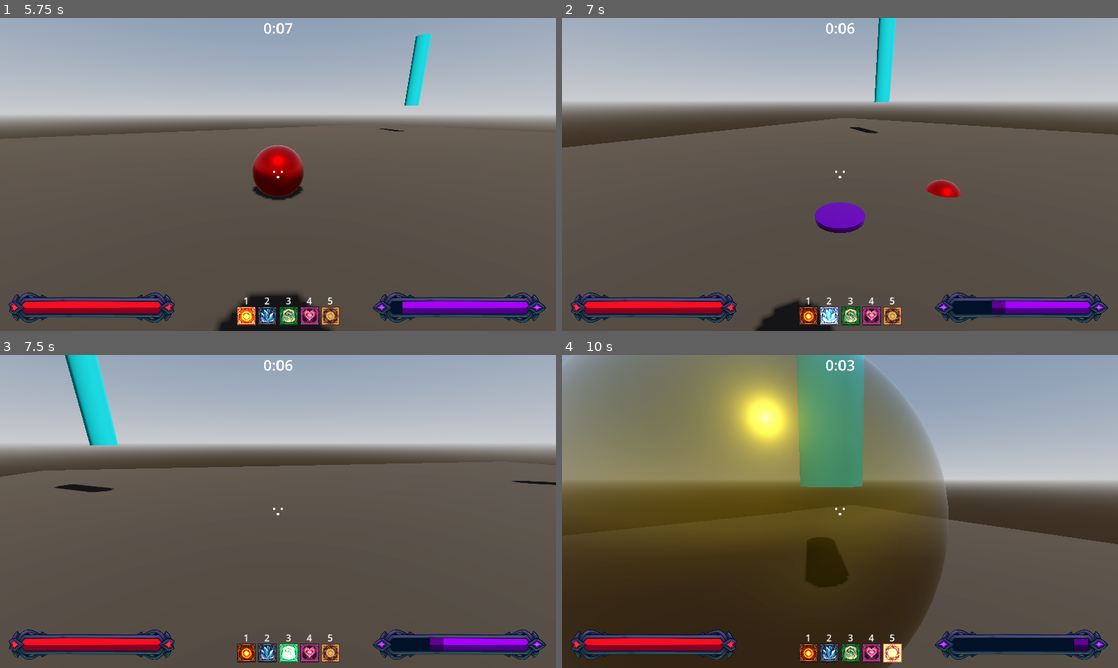
Above: before the commit, frames 1-4 (two rows, left to right).
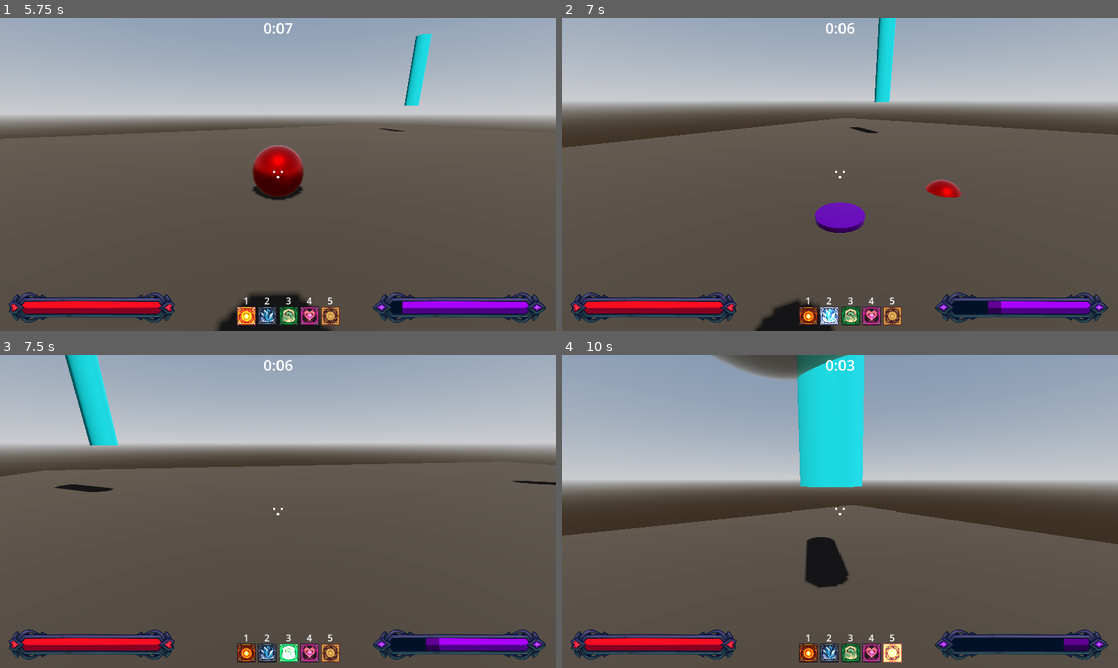
Above: after the commit, the same moments.

Repository: Isaaa43/Saudavel-e-Balanceado
Game: Godot game, scene res://cenas/main_game.tscn
The game is run twice, just before and just after one commit, with the same random seed, the same clock (stepped at 60 frames per second) and the same inputs.
Inputs (mouse positions are in pixels of both pictures, inside the frame that each line leads up to):
- Up to frame 1 (5.75 s): click "Jogar" at 0.5 s; click (278, 174) at 1.27 s; type "Alex" at 1.35 s; click "Continuar" at 2 s; click "Host" at 2.75 s; click "Começar Partida" at 3.5 s; tap Enter at 4.25 s; move the mouse to (400, 158) at 4.27 s; hold D (direita) 4.28-5.03 s; click (400, 158) at 4.35 s; tap Space (pular) at 4.52, 5.27 s; move the mouse to (250, 174) at 5.02 s; hold W (frente) from 5.03 s (still down); click (250, 174) at 5.1 s
- Up to frame 2 (7 s): keep holding W (frente); move the mouse to (851, 168) at 5.77 s; tap 1 at 5.85 s; click (851, 168) at 6.05 s; move the mouse to (834, 180) at 6.52 s; tap 2 at 6.6 s; tap Space (pular) at 6.77 s; click (834, 180) at 6.8 s
- Up to frame 3 (7.5 s): keep holding W (frente); move the mouse to (316, 514) at 7.27 s; tap 3 at 7.35 s
- Up to frame 4 (10 s): tap Space (pular) at 7.52, 8.27, 9.77 s; click (878, 514) at 7.55 s; move the mouse to (795, 508) at 8.02 s; tap 4 at 8.1 s; click (795, 508) at 8.3 s; move the mouse to (845, 511) at 8.77 s; tap 5 at 8.85 s; click (845, 511) at 9.05 s; move the mouse to (817, 505) at 9.52 s; release W (frente) at 9.53 s; hold D (direita) from 9.53 s (still down); click (817, 505) at 9.6 s

Frame 1 is identical in both runs. In frame 2, less than 0.1% of the frame differs, in the area x 76-80%, y 90-95%; in frame 3, less than 0.1%; in frame 4, 58%, in the area x 0-95%, y 0-100%.
Error before the commit: Invalid access to property or key 'sistema_mana' on a base object of type 'Nil'. (res://scripts/game/feiticos/instanciancia/efeitos/lista_efeitos/FE_ganhar_man…

Commit message:
feat: feitiço comportamento utilizando entidade
Atualizado o comportamento dos feitiços para utilizar a entidade em vez de jogador

Diff:
--- a/luta-magos/scripts/game/characters/sistemas/sistema_efeitos_feiticos.gd
+++ b/luta-magos/scripts/game/characters/sistemas/sistema_efeitos_feiticos.gd
@@ -1,8 +1,7 @@
 class_name SistemaEfeitosFeiticos
 extends Node
 
-# TODO: melhorar aqui, remover isso, deixar generico
-@export var jogador: Jogador
+@export var entidade: Entidade
 
 var efeitos_mantidos: Array[DadosEfeito]
 
@@ -17,7 +16,7 @@
 
 	match (efeito.tipo):
 		FeiticoEfeito.Tipo.INSTANTANEO:
-			efeito.aplicar(jogador)
+			efeito.aplicar(entidade)
 		FeiticoEfeito.Tipo.DURACAO:
 			_criar_dados_efeito_duradouros(efeito, false)
 		FeiticoEfeito.Tipo.PERSISTENTE:
@@ -53,7 +52,7 @@
 func _physics_process(delta: float) -> void:
 	for dados_efeito : DadosEfeitoMantido in efeitos_mantidos:
 		dados_efeito.passar_cooldown(delta)
-		dados_efeito.tentar_executar_efeito(jogador)
+		dados_efeito.tentar_executar_efeito(entidade)
 
 
 # =============================================================================
@@ -97,12 +96,12 @@
 		cooldown_seg = _cooldown_seg
 		usos = _usos
 
-	func tentar_executar_efeito(jogador: Jogador) -> void:
+	func tentar_executar_efeito(entidade: Entidade) -> void:
 		# se terminou o cooldown, aplique o efeito
 		if curr_cooldown_seg <= 0.0:
-			executar_efeito(jogador)
+			executar_efeito(entidade)
 
-	func executar_efeito(jogador: Jogador) -> void:
+	func executar_efeito(entidade: Entidade) -> void:
 		# se ainda esta no cooldown, pare
 		if curr_cooldown_seg > 0.01: return
 		# se nao tiver mais usos, acabe
@@ -111,7 +110,7 @@
 			return
 
 		# aplica o efeito
-		efeito.aplicar(jogador)
+		efeito.aplicar(entidade)
 		# renova o cooldown
 		curr_cooldown_seg = cooldown_seg
 		# gasta um uso, se for
--- a/luta-magos/scripts/game/feiticos/instanciancia/comportamento/FC_armadilha.gd
+++ b/luta-magos/scripts/game/feiticos/instanciancia/comportamento/FC_armadilha.gd
@@ -18,11 +18,14 @@
 func iniciar_comportamento() -> void:
 	# TODO: achar solucao melhor q esse hack
 	if comportamento_ativacao_def:
-		area_ativacao.body_entered.disconnect(_aplicar_efeitos)
+		area_ativacao.body_entered.disconnect(_entrou_area_aplicar_efeitos)
 		area_ativacao.body_entered.connect(_verificar_ativar_armadilha)
 
-func _verificar_ativar_armadilha(node: Node3D) -> void:
-	if _deve_aplicar_efeito(node):
+func _verificar_ativar_armadilha(_corpo_entrou: Node3D) -> void:
+	var entidade: Entidade = Entidade.get_entidade_from_corpo(_corpo_entrou)
+	var receptor: ReceptorEfeitos = entidade.receptor_efeitos
+
+	if _deve_aplicar_efeito(entidade):
 		_ativar_armadilha()
 
 func _ativar_armadilha() -> void:
@@ -45,7 +48,7 @@
 
 func _reativacao_pronta() -> void:
 	pronto_ativar = true
-	lista_receberam_efeitos.clear()
+	lista_sei_entraram_area_efeito.clear()
 
 func physics_process(_delta: float) -> void:
 	pass
--- a/luta-magos/scripts/game/feiticos/instanciancia/comportamento/feitico_comportamento.gd
+++ b/luta-magos/scripts/game/feiticos/instanciancia/comportamento/feitico_comportamento.gd
@@ -31,7 +31,8 @@
 
 var efeitos : Array[FeiticoEfeito] = []
 
-var lista_receberam_efeitos : Array[Node3D] = []
+## Lista dos Nodos3D que sabemos que ja entraram e foram processados na area de efeito
+var lista_sei_entraram_area_efeito : Array[Node3D] = []
 
 # Corpo Feitico
 # -----------------------------------------------------------------------------
@@ -75,7 +76,7 @@
 	# AreaAtivacao
 	area_ativacao.name = "AreaAtivacao"
 	add_child(area_ativacao, true)
-	area_ativacao.body_entered.connect(_aplicar_efeitos)
+	area_ativacao.body_entered.connect(_entrou_area_aplicar_efeitos)
 	# Corpo
 	corpo.name = "Corpo"
 	add_child(corpo, true)
@@ -90,52 +91,61 @@
 	for efeito_def : FeiticoEfeitoDef in lista_efeito_def:
 		efeitos.append(efeito_def.criar())
 
-func _aplicar_efeitos(node: Node3D) -> void:
-	if lista_receberam_efeitos.has(node): return
-	lista_receberam_efeitos.append(node)
-
-	var receptor := ReceptorEfeitos.encontrar_receptor_efeitos(node)
+func _entrou_area_aplicar_efeitos(_corpo_entrou: Node3D) -> void:
+	if lista_sei_entraram_area_efeito.has(_corpo_entrou): return
+	lista_sei_entraram_area_efeito.append(_corpo_entrou)
+
+	var entidade: Entidade = Entidade.get_entidade_from_corpo(_corpo_entrou)
+	var receptor: ReceptorEfeitos = entidade.receptor_efeitos
+	# ReceptorEfeitos.encontrar_receptor_efeitos(node)
 	if receptor != null:
-		_aplicar_efeitos_receptor(receptor, node)
-
-func _aplicar_efeitos_receptor(receptor: ReceptorEfeitos, node: Node3D) -> void:
-	if _deve_aplicar_efeito(node):
+		_aplicar_efeitos_receptor(receptor, entidade)
+
+func _aplicar_efeitos_receptor(receptor: ReceptorEfeitos, entidade: Entidade) -> void:
+	print("_aplicar_efeitos_receptor")
+	if _deve_aplicar_efeito(entidade):
+		print("_deve_aplicar_efeito")
 		receptor.receber_lista_efeitos(efeitos)
 
-func _deve_aplicar_efeito(node: Node3D) -> bool:
-	# TODO: verificar mais tipos do que so o jogador
-	if not node is JogadorCorpo: return false
-	var jogador: Jogador = node.get_parent()
-	var jog_id : int = jogador.dados_jogador.peer_id
+func _deve_aplicar_efeito(entidade: Entidade) -> bool:
+	# TODO melhorar isso
+	# ------------------
+	# se nao conseguiu pegar, pare
+	#if not entidade.corpo: return false
+	if not entidade is Jogador: return false
+
+	var jog: Jogador = entidade
+	var entidade_id : int = jog.dados_jogador.peer_id
+	# ------------------
 
 	match (afetados):
 		Afetados.TODOS:
 			return true
 		Afetados.CRIADOR:
 			# somente criador do feitico
-			if jog_id == contexto.criador_id:
+			if entidade_id == contexto.criador_id:
 				return true
 		Afetados.ALVO:
 			# somente alvo do feitico
-			if jog_id == contexto.alvo_id:
+			if entidade_id == contexto.alvo_id:
 				return true
 		Afetados.ALIADOS:
 			# TODO:
 			# somente criador e (aliados do criador)
-			if jog_id != contexto.criador_id:
+			if entidade_id != contexto.criador_id:
 				return true
 		Afetados.INIMIGOS:
 			# TODO:
 			# somente inimigos
-			if jog_id != contexto.criador_id:
+			if entidade_id != contexto.criador_id:
 				return true
 		Afetados.TODOS_EXCETO_CRIADOR:
 			# todos, exceto somente o criador do feitico
-			if jog_id != contexto.criador_id:
+			if entidade_id != contexto.criador_id:
 				return true
 		Afetados.TODOS_EXCETO_ALVO:
 			# todos, exceto somente o alvo do feitico
-			if jog_id != contexto.alvo_id:
+			if entidade_id != contexto.alvo_id:
 				return true
 	# se nao cair em nenhum, false
 	return false
--- a/luta-magos/scripts/game/feiticos/instanciancia/efeitos/lista_efeitos/FE_cura.gd
+++ b/luta-magos/scripts/game/feiticos/instanciancia/efeitos/lista_efeitos/FE_cura.gd
@@ -1,5 +1,5 @@
 class_name FeiticoEfeitoCura
 extends FeiticoEfeito
 
-func _aplicar(jogador: Jogador) -> void:
-	jogador.sistema_vida.receber_vida(valor)
+func _aplicar(entidade: Entidade) -> void:
+	entidade.sistema_vida.receber_vida(valor)
--- a/luta-magos/scripts/game/feiticos/instanciancia/efeitos/lista_efeitos/FE_dano.gd
+++ b/luta-magos/scripts/game/feiticos/instanciancia/efeitos/lista_efeitos/FE_dano.gd
@@ -1,5 +1,5 @@
 class_name FeiticoEfeitoDano
 extends FeiticoEfeito
 
-func _aplicar(jogador: Jogador) -> void:
-	jogador.sistema_vida.receber_dano(valor)
+func _aplicar(entidade: Entidade) -> void:
+	entidade.sistema_vida.receber_dano(valor)
--- a/luta-magos/scripts/game/feiticos/instanciancia/efeitos/lista_efeitos/FE_ganhar_mana.gd
+++ b/luta-magos/scripts/game/feiticos/instanciancia/efeitos/lista_efeitos/FE_ganhar_mana.gd
@@ -1,6 +1,6 @@
 class_name FeiticoEfeitoGanharMana
 extends FeiticoEfeito
 
-func _aplicar(jogador: Jogador) -> void:
-	if jogador.sistema_mana:
-		jogador.sistema_mana.ganhar_mana(valor)
+func _aplicar(entidade: Entidade) -> void:
+	if entidade.sistema_mana:
+		entidade.sistema_mana.ganhar_mana(valor)
--- a/luta-magos/scripts/game/feiticos/instanciancia/efeitos/lista_efeitos/FE_impulso.gd
+++ b/luta-magos/scripts/game/feiticos/instanciancia/efeitos/lista_efeitos/FE_impulso.gd
@@ -3,5 +3,5 @@
 
 var direcao: Vector3 = Vector3.UP
 
-func _aplicar(jogador: Jogador) -> void:
-	jogador.corpo.velocity = valor * direcao
+func _aplicar(entidade: Entidade) -> void:
+	entidade.corpo.velocity = valor * direcao
--- a/luta-magos/scripts/game/feiticos/instanciancia/efeitos/lista_efeitos/feitico_efeito.gd
+++ b/luta-magos/scripts/game/feiticos/instanciancia/efeitos/lista_efeitos/feitico_efeito.gd
@@ -10,10 +10,10 @@
 var modificador: FeiticoModificadorEfeito
 
 @abstract
-func _aplicar(jogador: Jogador) -> void
+func _aplicar(entidade: Entidade) -> void
 
-func aplicar(jogador: Jogador) -> void:
-	_aplicar(jogador)
+func aplicar(entidade: Entidade) -> void:
+	_aplicar(entidade)
 
 
 func has_modificador() -> bool:
